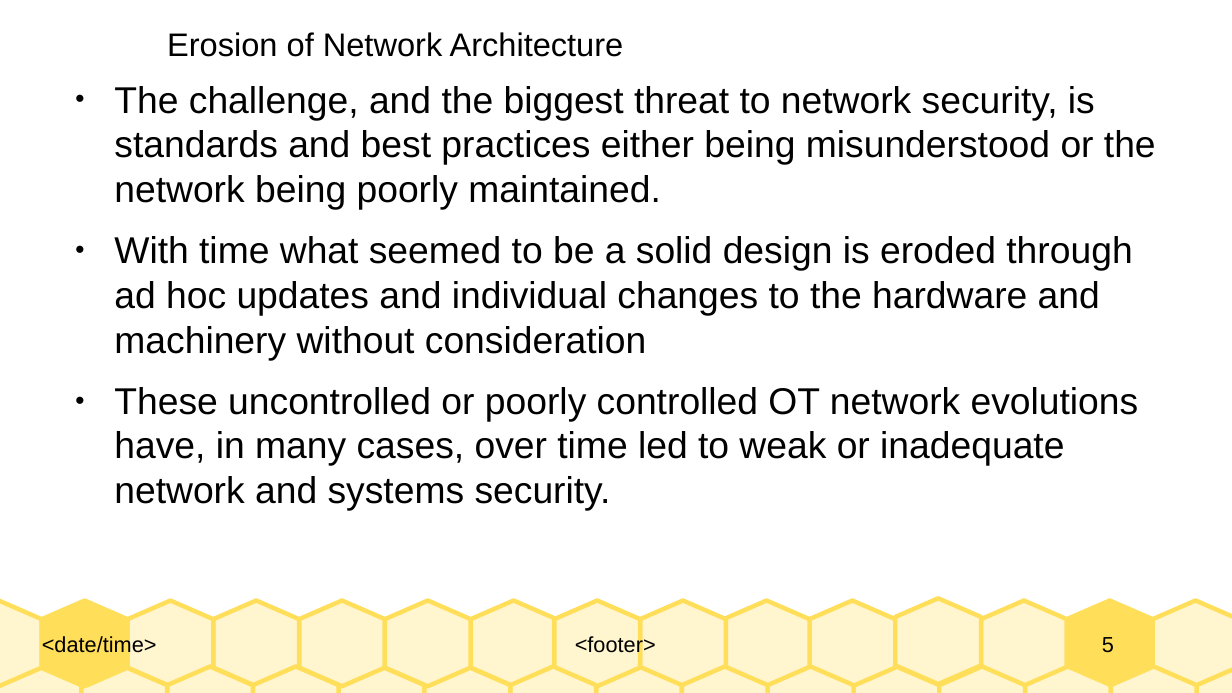
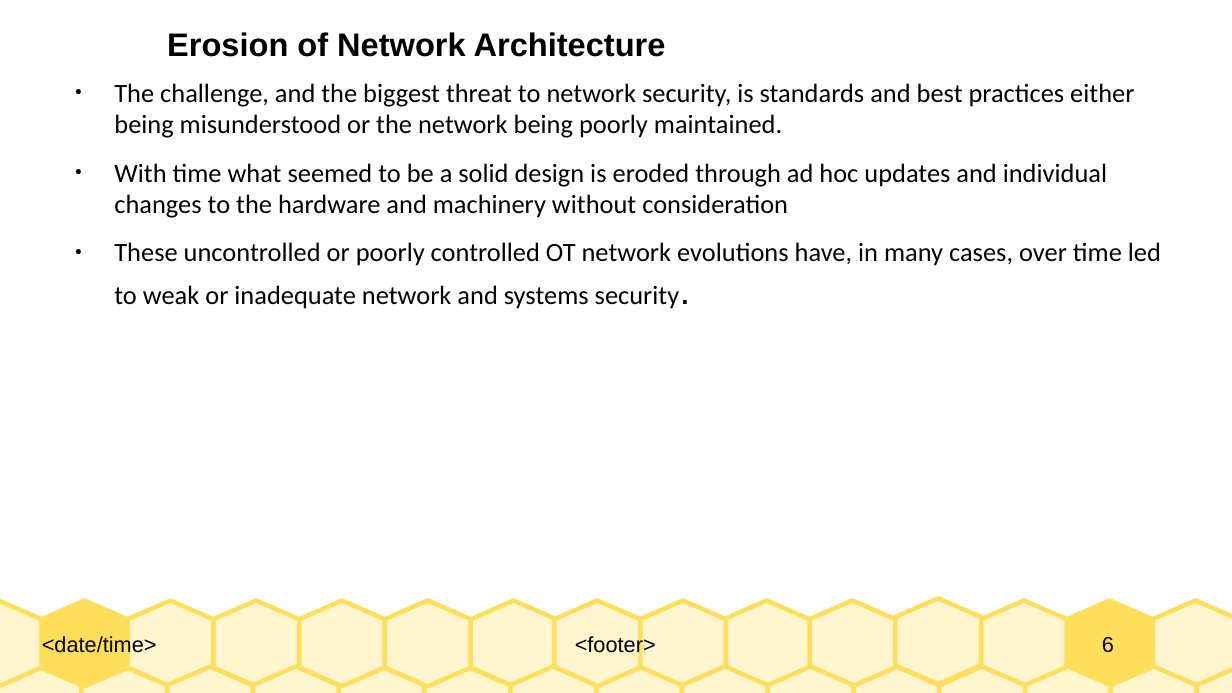
Before and after one commit to Dihfahsih1/Masters-Software-Engineering, a slide deck: slide 6 of yr-sem1/IoT/Chapter-8-slides.odp (slide 5 before the commit). Drawn at 1232x693 pixels with LibreOffice and Linux fonts; fonts in the diff are those of the drawing. Boxes give left, top, right and bottom in pixels: in the first picture for what was removed or moved away, otherwise in the second. Text is boxed around its words. In the diff, an @@ line names an element or a change of style, - is before the commit and + after.

```diff
--- a/yr-sem1/IoT/Chapter-8-slides.odp
+++ b/yr-sem1/IoT/Chapter-8-slides.odp
@@ text "Erosion of Network Architecture" at <box>114,32,1161,309</box>: bold on in "Erosion of Network Architecture"; size 24 to 17 pt, font Arial to Calibri @@
@@ page number at <box>1102,637,1114,653</box>: text changed @@
-5
+6
```
Also in this commit, not shown: 4 other slides changed, 16 slides added, 9 other files.
